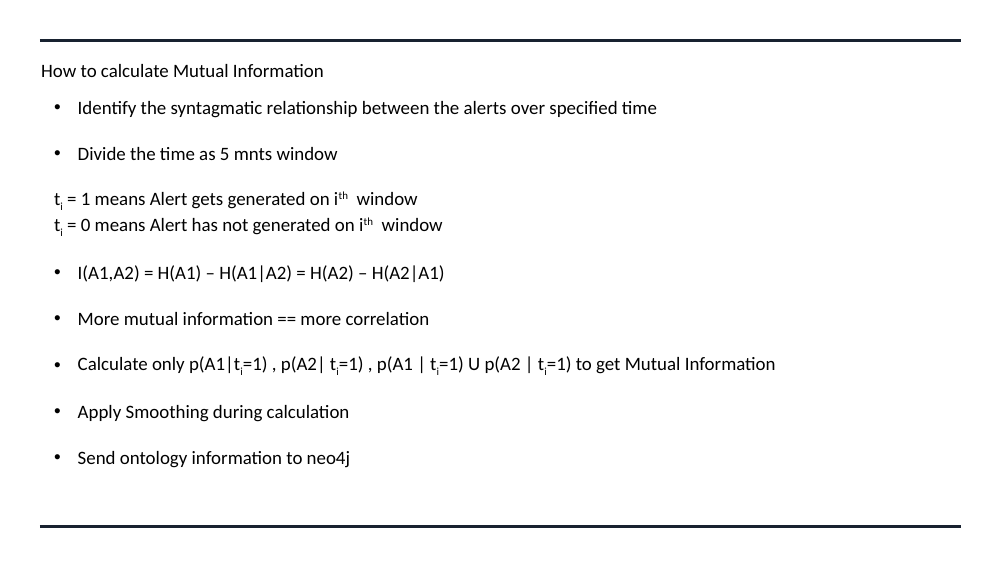
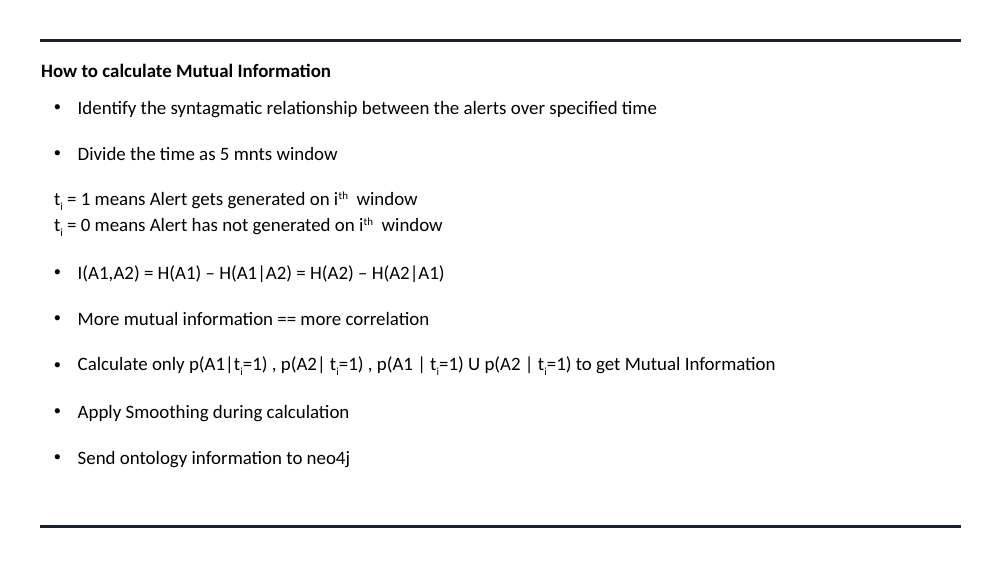
Before and after one commit to swatinanda/CS410-Fall2021-TeamAlpha, a slide deck: slide 6 of Team_Alpha_Presentation.pptx. Drawn at 1008x567 pixels with LibreOffice and Linux fonts; fonts in the diff are those of the drawing. Boxes give left, top, right and bottom in pixels: in the first picture for what was removed or moved away, otherwise in the second. Text is boxed around its words. In the diff, an @@ line names an element or a change of style, - is before the commit and + after.

```diff
--- a/Team_Alpha_Presentation.pptx
+++ b/Team_Alpha_Presentation.pptx
@@ text "How to calculate Mutual Information" at (41, 63, 331, 77): bold on @@
```
Also in this commit, not shown: 5 other slides changed, 2 slides added.
